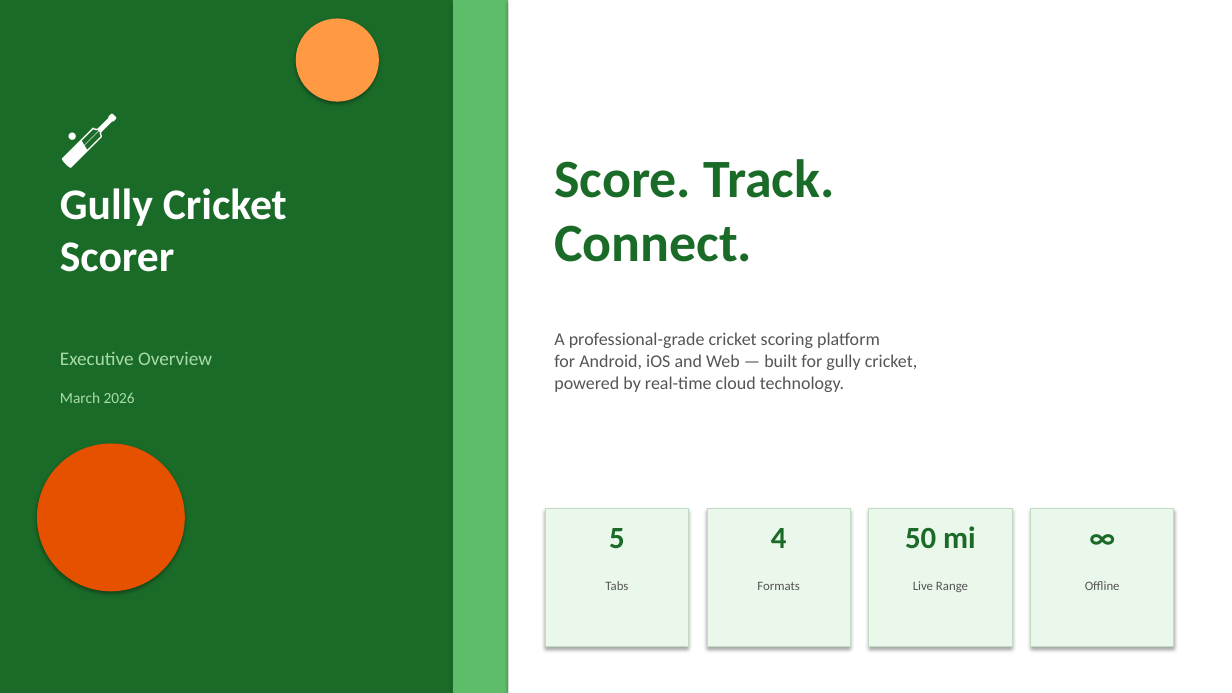
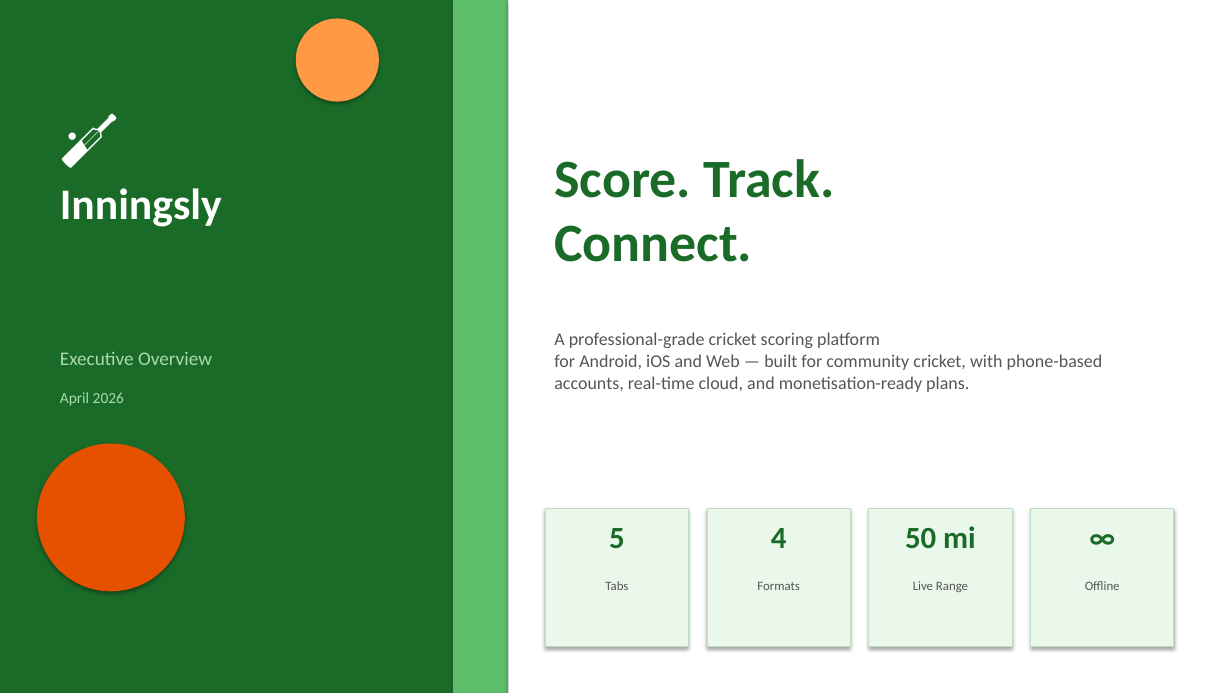
Before and after one commit to mrkalakota-repo/CricketScoringPro, a slide deck: slide 1 of docs/GullyCricketScorer_Executive.pptx. Drawn at 1232x693 pixels with LibreOffice and Linux fonts; fonts in the diff are those of the drawing. Boxes give left, top, right and bottom in pixels: in the first picture for what was removed or moved away, otherwise in the second. Text is boxed around its words. In the diff, an @@ line names an element or a change of style, - is before the commit and + after.

```diff
--- a/docs/GullyCricketScorer_Executive.pptx
+++ b/docs/GullyCricketScorer_Executive.pptx
@@ text at <box>60,188,222,227</box>: text changed @@
-Gully Cricket
-Scorer
+Inningsly
@@ text at <box>554,332,1103,392</box>: text changed @@
-A professional-grade cricket scoring platform
-for Android, iOS and Web — built for gully cricket,
-powered by real-time cloud technology.
+A professional-grade cricket scoring platform
+for Android, iOS and Web — built for community cricket, with phone-based accounts, real-time cloud, and monetisation-ready plans.
@@ text at <box>60,392,124,406</box>: text changed @@
-March 2026
+April 2026
```
Also in this commit, not shown: 5 other slides changed, 4 other files.
